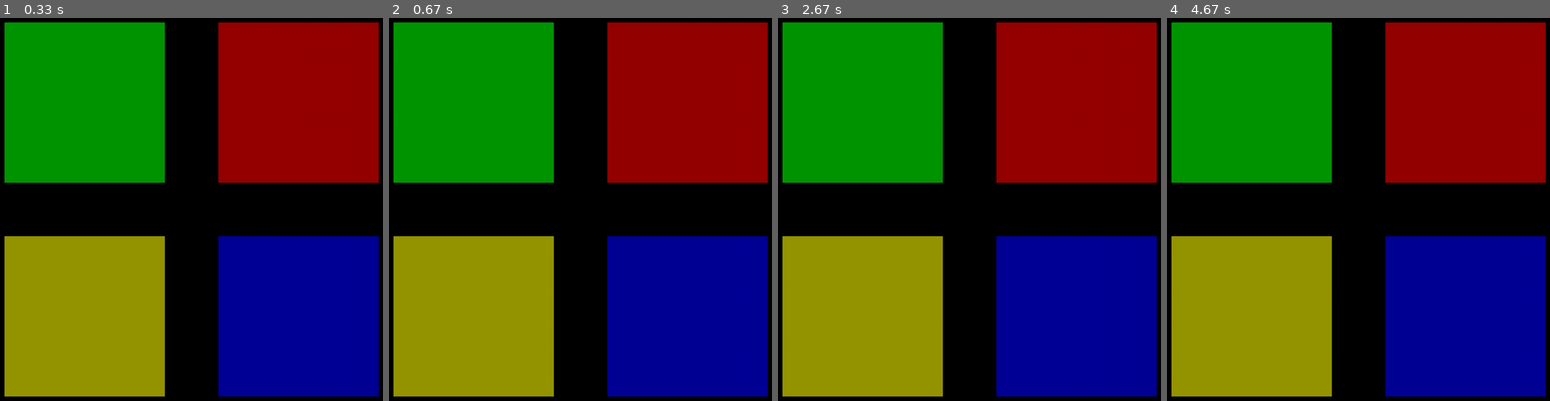
Above: before the commit, frames 1-4 (left to right).
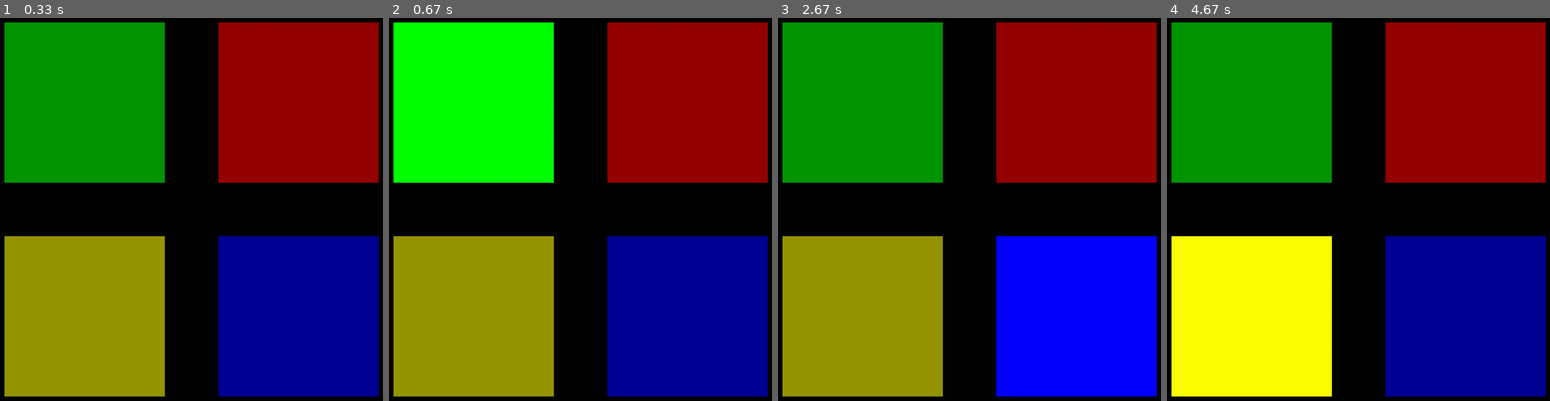
Above: after the commit, the same moments.

Repository: big-papa/cs20-class-demos-fall2018
Game: pygame game, started from simon.py
Same seed, same stepped clock (60 frames per second), same inputs: the game is played once before the commit and once after it.
Inputs (mouse positions are in pixels of both pictures, inside the frame that each line leads up to):
- Up to frame 1 (0.33 s): no input
- Up to frame 2 (0.67 s): click (634, 194) at 0.38 s
- Up to frame 3 (2.67 s): no input
- Up to frame 4 (4.67 s): no input

Frame 1 is identical in both runs. In frame 2, 18% of the frame differs, in the area x 1-44%, y 1-44%; in frame 3, 18%; in frame 4, 18%.

Commit message:
Update simon.py

Diff:
--- a/simon.py
+++ b/simon.py
@@ -13,6 +13,7 @@
     pygame.draw.rect(DISPLAYSURF, BLUE, blue_button)
 
 def flash_button(which_button):
+    display_regular_buttons()
     if which_button == "green":
         pygame.draw.rect(DISPLAYSURF, GREENFLASH, green_button)
     elif which_button == "red":
@@ -60,7 +61,7 @@
 yellow_button = pygame.Rect(100, 500, 300, 300)
 blue_button = pygame.Rect(500, 500, 300, 300)
 
-
+test_sequence = ["green", "blue", "yellow", "red", "blue"]
 
 #background tunes
 #background_music = pygame.mixer.music.load("Mercury.wav")
@@ -81,8 +82,10 @@
         if event.type == pygame.MOUSEBUTTONDOWN:
             mouse_x, mouse_y = event.pos
             the_button = which_button_was_pressed(mouse_x, mouse_y)
-            flash_button(the_button)
+            #flash_button(the_button)
             #print(the_button)
+            for the_color in test_sequence:
+                flash_button(the_color)
 
     #DISPLAYSURF.blit(the_logo, (dvd_x, dvd_y))
 
